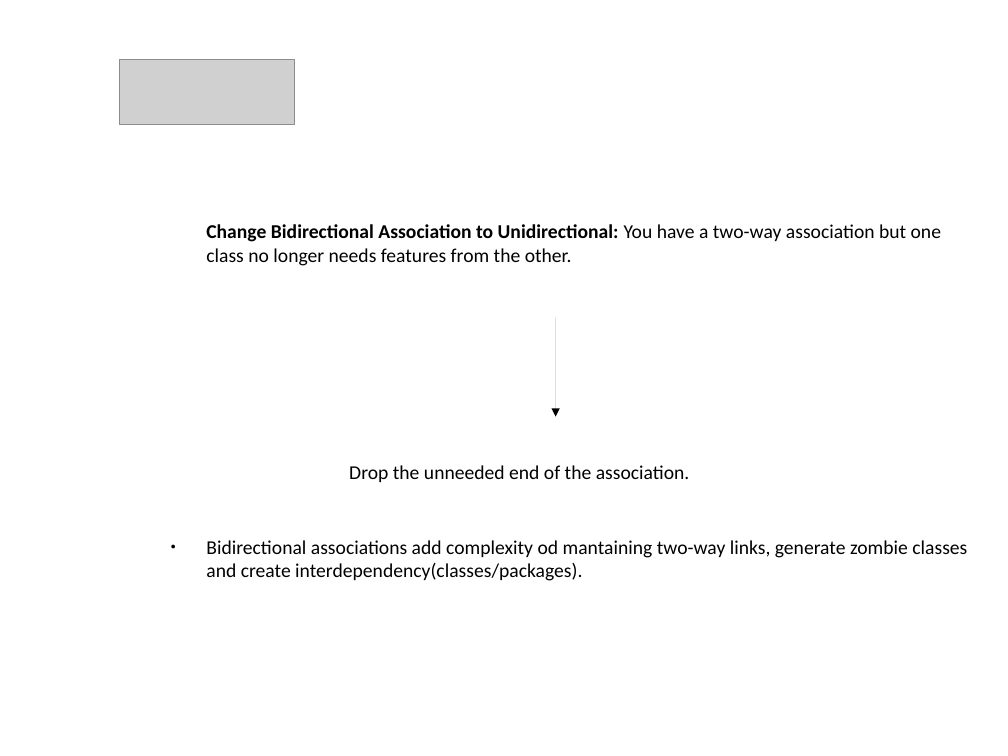
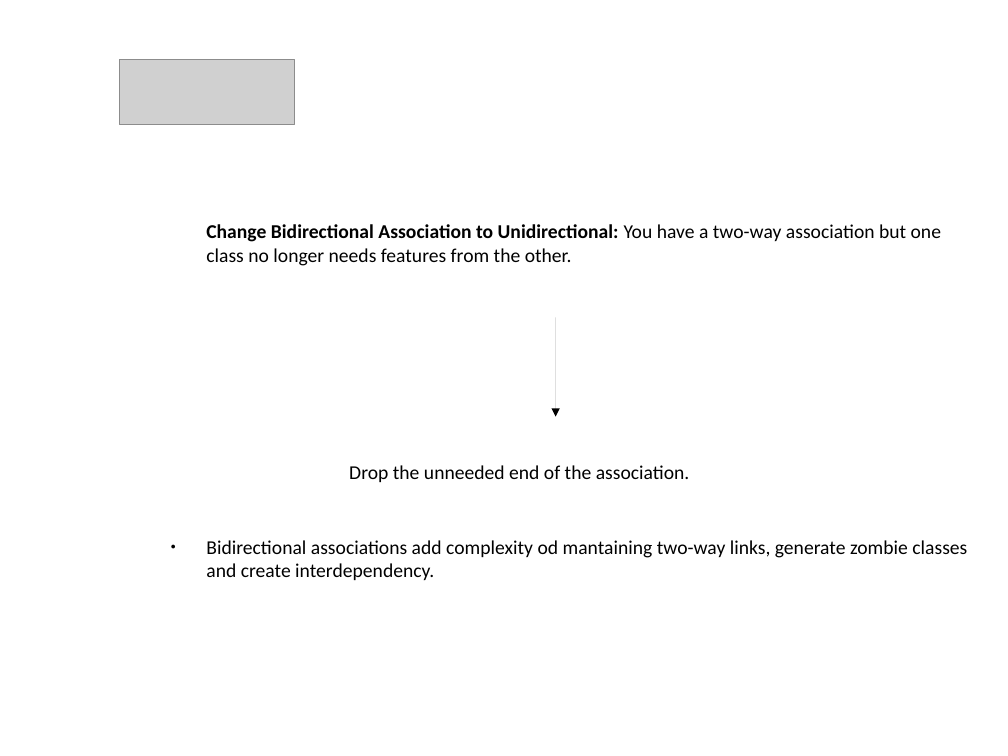
Before and after one commit to kolch182/Learning, a slide deck: slide 7 of Lezione_7_Refactoring_methods/Presentazione_Bad_Smells_6step.odp. Drawn at 1008x756 pixels with LibreOffice and Linux fonts; fonts in the diff are those of the drawing; grey boxes stand for pictures; background and template pictures are left out. Boxes give left, top, right and bottom in pixels: in the first picture for what was removed or moved away, otherwise in the second. Text is boxed around its words. In the diff, an @@ line names an element or a change of style, - is before the commit and + after.

```diff
--- a/Lezione_7_Refactoring_methods/Presentazione_Bad_Smells_6step.odp
+++ b/Lezione_7_Refactoring_methods/Presentazione_Bad_Smells_6step.odp
@@ text at box(206, 540, 967, 580): text changed @@
-● Bidirectional associations add complexity od mantaining two-way links, generate zombie classes and create interdependency(classes/packages).
+● Bidirectional associations add complexity od mantaining two-way links, generate zombie classes and create interdependency.
```
Also in this commit, not shown: 3 other slides changed.
